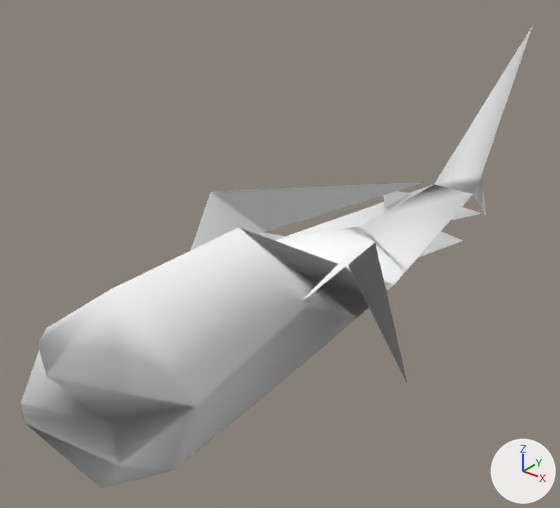
Before and after pictures for a commit that changed the glTF model public/3d/item/model__item__catch.ofs_50_0/4840fish50.gltf.
Camera for both pictures: a camera (50 mm lens) standing at (0.487, -0.272, 0.428) and looking at (-0.076, 0.431, -0.008). Every picture has the same lights, and +X, +Y and +Z are marked at lower right. The older version comes first.

The first picture shows '4840fish50'.
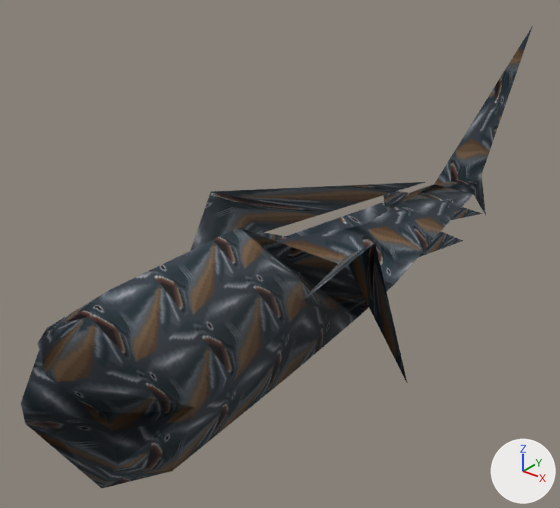
Pixel boxes [x1, y1, x2, y2] of what changed, in the pictures (560 x 508 px):
'4840fish50', surface changed (white to black): [21, 27, 532, 488] in both

The edits, one by one:
Picture 'fish50' (img_fish50) is new.
In material 'Material__20' (mat_material__20), base_color is no longer (1.0, 1.0, 1.0), white #ffffff.
In material 'Material__20' (mat_material__20), texture is now set to img_fish50.
